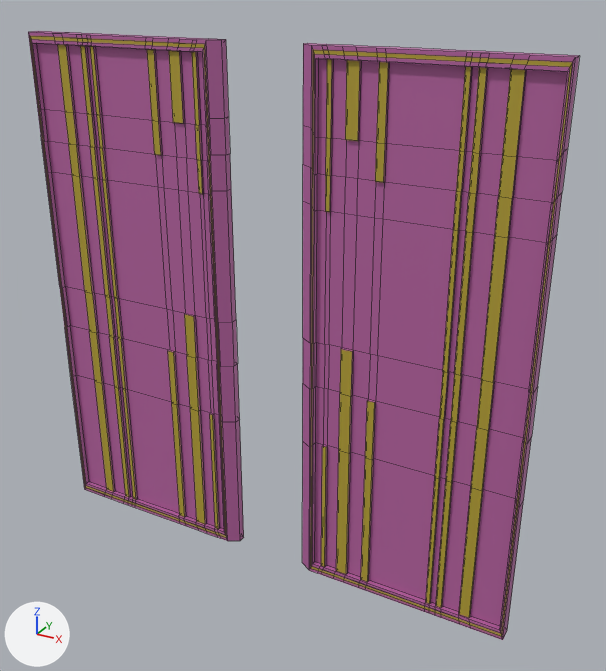
What one commit did to the FBX model Peter/Assets/Models/Environment/Elevator Door.fbx.
Before and after are seen from a 50 mm camera at (1.85, -3.22, 2.77) aimed at (0.15, -0.13, 1.23). The lights are fixed; the arrows at lower left show +X, +Y and +Z. Mesh edges are drawn as thin lines.

Before the edit, the objects in view are built like this:
```python
me_cube_002 = bpy.data.meshes.new('Cube.002')
me_cube_002.from_pydata(...)  # 756 vertices, 730 faces; spans x -1.23..-0.19, y -0.23..-0.17, z 0.0..2.5
# faces by material slot: [597, 133]
me_cube_002.materials.append(mat_dark_wood)  # pink #b664a1
me_cube_002.materials.append(mat_gold)  # yellow #b6a135
me_cube_006 = bpy.data.meshes.new('Cube.006')
me_cube_006.from_pydata(...)  # 756 vertices, 730 faces; spans x 0.19..1.23, y -0.23..-0.17, z 0.0..2.5
# faces by material slot: [597, 133]
me_cube_006.materials.append(mat_dark_wood)  # pink #b664a1
me_cube_006.materials.append(mat_gold)  # yellow #b6a135
ob_elevator_door_left = bpy.data.objects.new('Elevator Door left', me_cube_002)
ob_elevator_door_left.location = (0.0, 0.0, 0.0)
ob_elevator_door_right = bpy.data.objects.new('Elevator Door right', me_cube_006)
ob_elevator_door_right.location = (0.0, 0.0, 0.0)
```
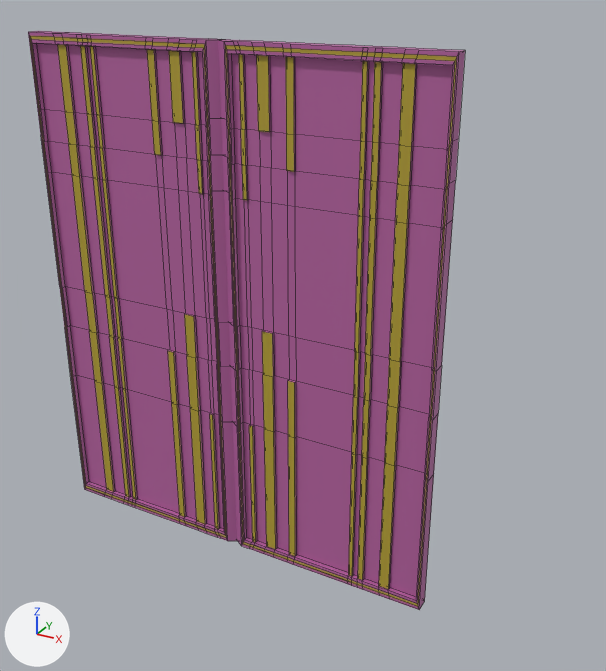
The newer file is also turned or shifted as a whole; pictures and numbers use the older file's frame.

The change in detail:
me_cube_006 has 756 vertices, 730 faces and spans x 0.19..1.23, y -0.23..-0.17, z 0.0..2.5.
me_cube_006 is used by ob_elevator_door_right; location (0.0, 0.0, 0.0).
me_cube_006 part 1: the whole mesh is moved by (-0.4, 0.0, 0.0).

Location of each change, (x1, y1, x2, y2) in pixels of the pictures (606 x 671 px):
'Elevator Door right', mesh moved
    before: (302, 43, 580, 640)
    after: (218, 39, 465, 610)
